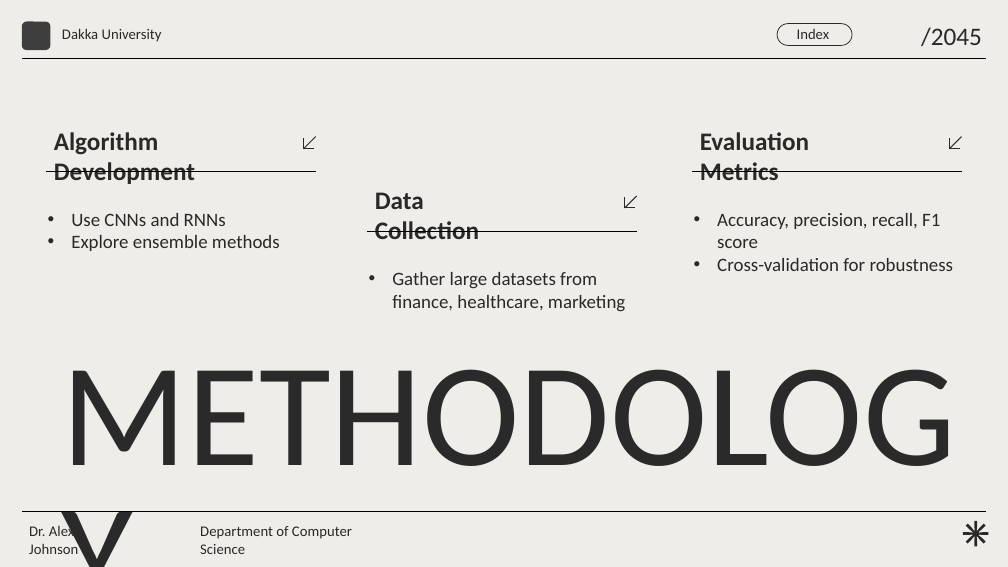
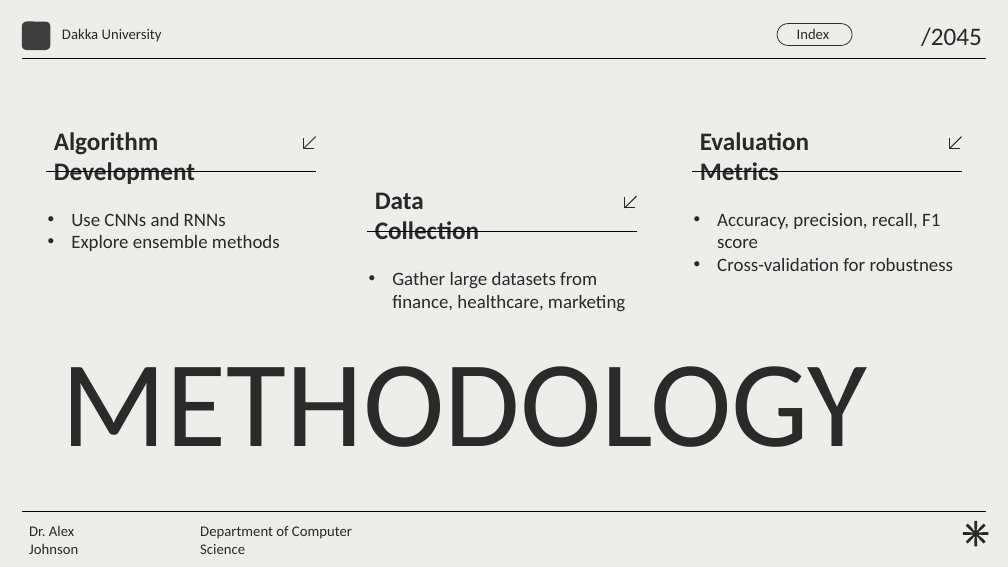
Before and after one commit to sendmesymbols/PAMS8, a slide deck: slide 6 of dakka-interactive-research-proposal-powerpoint-2024-07-22-22-13-28-utc/Main File/Dakka - Research Proposal Powerpoint.pptx. Drawn at 1008x567 pixels with LibreOffice and Linux fonts; fonts in the diff are those of the drawing. Boxes give left, top, right and bottom in pixels: in the first picture for what was removed or moved away, otherwise in the second. Text is boxed around its words. In the diff, an @@ line names an element or a change of style, - is before the commit and + after.

```diff
--- a/dakka-interactive-research-proposal-powerpoint-2024-07-22-22-13-28-utc/Main File/Dakka - Research Proposal Powerpoint.pptx
+++ b/dakka-interactive-research-proposal-powerpoint-2024-07-22-22-13-28-utc/Main File/Dakka - Research Proposal Powerpoint.pptx
@@ text "METHODOLOGY" at bbox=[62, 366, 867, 447]: size 140 to 117 pt @@
```
Also in this commit, not shown: 7 other files.
